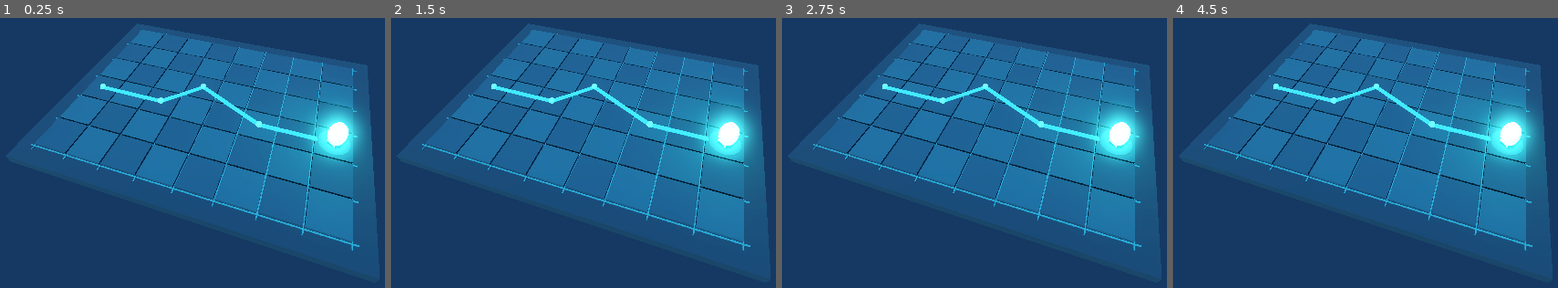
Above: before the commit, frames 1-4 (left to right).
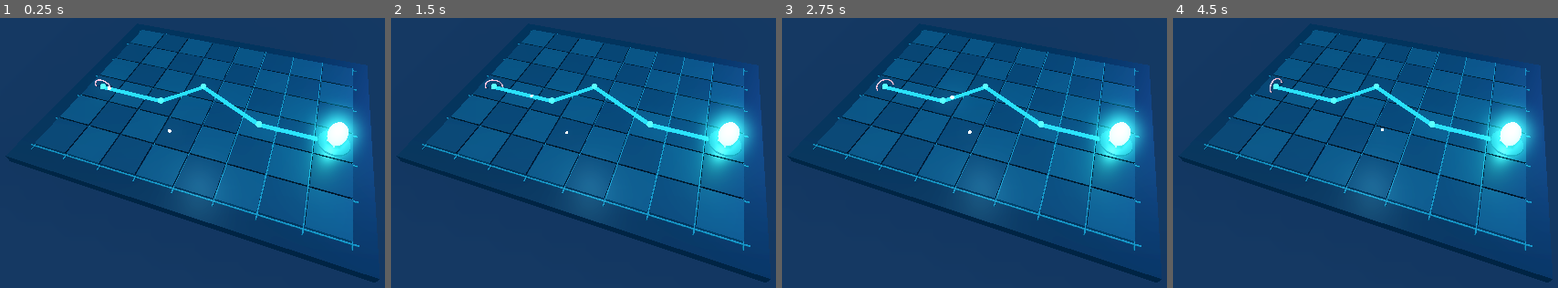
Above: after the commit, the same moments.

Repository: wsw12321/circuit-bastion
Game: Godot game, scene res://godot/scenes/battle_3d.tscn
Same seed, same stepped clock (60 frames per second), same inputs: the game is played once before the commit and once after it. This scene is started directly instead of the project's main scene.
Inputs (mouse positions are in pixels of both pictures, inside the frame that each line leads up to):
- Up to frame 1 (0.25 s): no input
- Up to frame 2 (1.5 s): tap Enter at 0.5 s; move the mouse to (568, 193) at 0.52 s; tap R at 0.6 s; click (568, 193) at 0.67 s; tap Space at 1.25 s; drag from (outside the picture) to (568, 193) at 1.27 s
- Up to frame 3 (2.75 s): tap Enter at 2 s; move the mouse to (outside the picture) at 2.02 s; tap Delete at 2.1 s; click (outside the picture) at 2.17 s
- Up to frame 4 (4.5 s): tap Space at 2.75, 4.25 s; drag from (1423, 101) to (outside the picture) at 2.77 s; tap Enter at 3.5 s; move the mouse to (outside the picture) at 3.52 s; tap R at 3.6 s; click (outside the picture) at 3.67 s; drag from (1546, 80) to (outside the picture) at 4.27 s

The runs differ from the first frame. In frame 1, 33% of the frame differs, in the area x 1-99%, y 2-98%; in frame 2, 33%; in frame 3, 33%; in frame 4, 33%.

Commit message:
feat: enrich native 3D battle silhouettes and signal FX

Diff:
--- a/gameplay/world/battle_world_3d.gd
+++ b/gameplay/world/battle_world_3d.gd
@@ -32,9 +32,29 @@
 var _hit_cooldowns: Dictionary = {}
 var _breach_seen: Dictionary = {}
 var _ready_nodes := false
+var _visual_phase := 0.0
+var _signal_route_points: Array[Vector3] = []
+var _energy_route_points: Array[Vector3] = []
+var _signal_packet: MeshInstance3D
+var _energy_packet: MeshInstance3D
+var _entry_portal: MeshInstance3D
 
 func _ready() -> void:
 	_ensure_world_nodes()
+	set_process(true)
+
+func _process(delta: float) -> void:
+	# A pair of low-poly packets makes the authored route feel live even when
+	# the deterministic simulation is paused. They are purely presentational.
+	_visual_phase = fmod(_visual_phase + maxf(delta, 0.0), TAU)
+	if _signal_packet != null and _signal_route_points.size() > 1:
+		_signal_packet.position = _sample_route(_signal_route_points, fmod(_visual_phase * 0.11, 1.0)) + Vector3(0.0, 0.16, 0.0)
+		_signal_packet.scale = Vector3.ONE * (0.88 + sin(_visual_phase * 3.0) * 0.12)
+	if _energy_packet != null and _energy_route_points.size() > 1:
+		_energy_packet.position = _sample_route(_energy_route_points, fmod(_visual_phase * 0.075 + 0.35, 1.0)) + Vector3(0.0, 0.13, 0.0)
+		_energy_packet.scale = Vector3.ONE * (0.90 + sin(_visual_phase * 2.6 + 0.9) * 0.10)
+	if _entry_portal != null:
+		_entry_portal.rotation.y = _visual_phase * 0.32
 
 func setup(value: RefCounted) -> void:
 	simulation = value
@@ -136,17 +156,22 @@
 func _create_route_visuals() -> void:
 	var route_material := _material(Color("#176277"), Color("#28c6dc"), 1.5)
 	var route_glow_material := _material(Color("#0e3140"), Color("#25bcd2"), 0.8)
-	var route_points := [
+	_signal_route_points = [
 		cell_to_world(Vector2i(0, 3)) + Vector3(0.0, -0.22, 0.0),
 		cell_to_world(Vector2i(2, 3)) + Vector3(0.0, -0.22, 0.0),
 		cell_to_world(Vector2i(3, 2)) + Vector3(0.0, -0.22, 0.0),
 		cell_to_world(Vector2i(5, 3)) + Vector3(0.0, -0.22, 0.0),
 		cell_to_world(Vector2i(7, 3)) + Vector3(0.0, -0.22, 0.0),
 	]
-	for index in range(route_points.size() - 1):
-		_add_segment("RouteGlow_%d" % index, route_points[index], route_points[index + 1], 0.28, route_glow_material)
-		_add_segment("RouteRail_%d" % index, route_points[index] + Vector3(0.0, 0.08, 0.0), route_points[index + 1] + Vector3(0.0, 0.08, 0.0), 0.07, route_material)
-	for index in range(route_points.size()):
+	_energy_route_points = [
+		cell_to_world(Vector2i(2, 4)) + Vector3(0.0, -0.18, 0.0),
+		cell_to_world(Vector2i(3, 4)) + Vector3(0.0, -0.18, 0.0),
+		cell_to_world(Vector2i(5, 3)) + Vector3(0.0, -0.18, 0.0),
+	]
+	for index in range(_signal_route_points.size() - 1):
+		_add_segment("RouteGlow_%d" % index, _signal_route_points[index], _signal_route_points[index + 1], 0.28, route_glow_material)
+		_add_segment("RouteRail_%d" % index, _signal_route_points[index] + Vector3(0.0, 0.08, 0.0), _signal_route_points[index + 1] + Vector3(0.0, 0.08, 0.0), 0.07, route_material)
+	for index in range(_signal_route_points.size()):
 		var beacon := MeshInstance3D.new()
 		beacon.name = "RouteBeacon_%d" % index
 		var beacon_mesh := CylinderMesh.new()
@@ -154,9 +179,25 @@
 		beacon_mesh.bottom_radius = 0.20
 		beacon_mesh.height = 0.28
 		beacon.mesh = beacon_mesh
-		beacon.position = route_points[index] + Vector3(0.0, 0.14, 0.0)
+		beacon.position = _signal_route_points[index] + Vector3(0.0, 0.14, 0.0)
 		beacon.material_override = route_material
 		add_child(beacon)
+	_signal_packet = _create_route_packet("SignalPacket", Color("#9ff5ff"))
+	_energy_packet = _create_route_packet("EnergyPacket", Color("#fff0ad"))
+
+	# The entry reads as a portal rather than an unadorned spawn square.
+	_entry_portal = MeshInstance3D.new()
+	_entry_portal.name = "EntryPortal"
+	var portal_mesh := TorusMesh.new()
+	portal_mesh.inner_radius = 0.48
+	portal_mesh.outer_radius = 0.56
+	portal_mesh.rings = 14
+	portal_mesh.ring_segments = 6
+	_entry_portal.mesh = portal_mesh
+	_entry_portal.position = _signal_route_points[0] + Vector3(0.0, 0.20, 0.0)
+	_entry_portal.rotation_degrees.x = 90.0
+	_entry_portal.material_override = _material(Color("#4a1f32"), Color("#ff6b75"), 1.3)
+	add_child(_entry_portal)
 
 func _create_camera() -> void:
 	camera = get_node_or_null("Camera3D")
@@ -306,10 +347,35 @@
 func _material(albedo: Color, emission: Color, energy: float) -> StandardMaterial3D:
 	var material := StandardMaterial3D.new()
 	material.albedo_color = albedo
+	material.roughness = 0.42
+	material.metallic = 0.26
 	material.emission_enabled = true
 	material.emission = emission
 	material.emission_energy_multiplier = energy
 	return material
+
+func _create_route_packet(node_name: String, color: Color) -> MeshInstance3D:
+	var packet := MeshInstance3D.new()
+	packet.name = node_name
+	var mesh := SphereMesh.new()
+	mesh.radius = 0.13 if node_name == "SignalPacket" else 0.10
+	mesh.height = mesh.radius * 2.0
+	mesh.radial_segments = 10
+	mesh.rings = 6
+	packet.mesh = mesh
+	packet.material_override = _material(color, color, 2.2)
+	add_child(packet)
+	return packet
+
+func _sample_route(points: Array[Vector3], progress: float) -> Vector3:
+	if points.is_empty():
+		return Vector3.ZERO
+	if points.size() == 1:
+		return points[0]
+	var segment_count := points.size() - 1
+	var scaled := clampf(progress, 0.0, 0.9999) * float(segment_count)
+	var segment := mini(int(floor(scaled)), segment_count - 1)
+	return points[segment].lerp(points[segment + 1], scaled - float(segment))
 
 func cell_to_world(grid_position: Vector2i) -> Vector3:
 	return BOARD_ORIGIN + Vector3((float(grid_position.x) + 0.5) * CELL_SIZE, 0.0, (float(grid_position.y) + 0.5) * CELL_SIZE)
--- a/gameplay/world/enemy_actor_3d.gd
+++ b/gameplay/world/enemy_actor_3d.gd
@@ -24,6 +24,7 @@
 var initialized := false
 var _visual_kind := ""
 var _visual_root: Node3D
+var _ornament_root: Node3D
 var _body_material: StandardMaterial3D
 var _eye_material: StandardMaterial3D
 var _health_fill: MeshInstance3D
@@ -71,14 +72,21 @@
 	_visual_kind = kind
 	_body_material = StandardMaterial3D.new()
 	_body_material.albedo_color = _tint()
+	_body_material.roughness = 0.46
+	_body_material.metallic = 0.22
 	_body_material.emission_enabled = true
 	_body_material.emission = _tint() * 0.18
 	_body_material.emission_energy_multiplier = 0.9
 	_eye_material = StandardMaterial3D.new()
 	_eye_material.albedo_color = Color("#fff3cc")
+	_eye_material.roughness = 0.18
+	_eye_material.metallic = 0.08
 	_eye_material.emission_enabled = true
 	_eye_material.emission = _tint()
 	_eye_material.emission_energy_multiplier = 3.0
+	_ornament_root = Node3D.new()
+	_ornament_root.name = "EnemyOrnaments"
+	_visual_root.add_child(_ornament_root)
 
 	var body := MeshInstance3D.new()
 	body.name = "EnemyBody"
@@ -126,6 +134,19 @@
 		crown.position.y = 0.58
 		crown.material_override = _eye_material
 		_visual_root.add_child(crown)
+	elif kind == "jammer":
+		_add_antenna()
+		_add_signal_ring("JammerRing", 0.62, 0.14, _eye_material)
+		_add_signal_ring("JammerRingInner", 0.40, 0.08, _body_material)
+	elif kind == "phase":
+		_add_phase_shell()
+		_add_signal_ring("PhaseRing", 0.58, 0.05, _eye_material)
+	elif kind == "leech":
+		_add_segmented_tail()
+	elif kind == "carrier":
+		_add_cargo_pods()
+		_add_fin(Vector3(-0.52, 0.06, 0.0), -90.0)
+		_add_fin(Vector3(0.52, 0.06, 0.0), 90.0)
 	else:
 		_add_fin(Vector3(0.0, 0.14, -0.52), 0.0)
 
@@ -152,6 +173,86 @@
 	armor.position = position
 	armor.material_override = _body_material
 	_visual_root.add_child(armor)
+
+func _add_antenna() -> void:
+	var antenna := MeshInstance3D.new()
+	antenna.name = "JammerAntenna"
+	var antenna_mesh := CylinderMesh.new()
+	antenna_mesh.top_radius = 0.04
+	antenna_mesh.bottom_radius = 0.08
+	antenna_mesh.height = 0.64
+	antenna_mesh.radial_segments = 8
+	antenna.mesh = antenna_mesh
+	antenna.position = Vector3(0.0, 0.62, 0.0)
+	antenna.material_override = _body_material
+	_ornament_root.add_child(antenna)
+	var tip := MeshInstance3D.new()
+	tip.name = "JammerTip"
+	var tip_mesh := SphereMesh.new()
+	tip_mesh.radius = 0.10
+	tip_mesh.height = 0.20
+	tip.mesh = tip_mesh
+	tip.position = Vector3(0.0, 0.98, 0.0)
+	tip.material_override = _eye_material
+	_ornament_root.add_child(tip)
+
+func _add_signal_ring(node_name: String, radius: float, thickness: float, material: Material) -> void:
+	var ring := MeshInstance3D.new()
+	ring.name = node_name
+	var mesh := TorusMesh.new()
+	mesh.inner_radius = maxf(0.04, radius - thickness)
+	mesh.outer_radius = radius
+	mesh.rings = 12
+	mesh.ring_segments = 6
+	ring.mesh = mesh
+	ring.position.y = 0.22
+	ring.material_override = material
+	_ornament_root.add_child(ring)
+
+func _add_phase_shell() -> void:
+	var shell := MeshInstance3D.new()
+	shell.name = "PhaseShell"
+	var mesh := SphereMesh.new()
+	mesh.radius = 0.55
+	mesh.height = 1.05
+	mesh.radial_segments = 12
+	mesh.rings = 6
+	shell.mesh = mesh
+	shell.scale = Vector3(0.78, 1.0, 0.58)
+	var shell_material := StandardMaterial3D.new()
+	shell_material.albedo_color = Color(_tint(), 0.20)
+	shell_material.transparency = BaseMaterial3D.TRANSPARENCY_ALPHA
+	shell_material.shading_mode = BaseMaterial3D.SHADING_MODE_UNSHADED
+	shell_material.emission_enabled = true
+	shell_material.emission = _tint()
+	shell_material.emission_energy_multiplier = 0.8
+	shell.material_override = shell_material
+	_ornament_root.add_child(shell)
+
+func _add_segmented_tail() -> void:
+	for index in range(3):
+		var segment := MeshInstance3D.new()
+		segment.name = "LeechSegment_%d" % index
+		var mesh := SphereMesh.new()
+		mesh.radius = 0.21 - float(index) * 0.03
+		mesh.height = mesh.radius * 2.0
+		mesh.radial_segments = 10
+		mesh.rings = 5
+		segment.mesh = mesh
+		segment.position = Vector3(0.0, 0.05, -0.38 - float(index) * 0.25)
+		segment.material_override = _body_material
+		_ornament_root.add_child(segment)
+
+func _add_cargo_pods() -> void:
+	for index in range(2):
+		var cargo := MeshInstance3D.new()
+		cargo.name = "CarrierCargo_%d" % index
+		var mesh := BoxMesh.new()
+		mesh.size = Vector3(0.32, 0.30, 0.30)
+		cargo.mesh = mesh
+		cargo.position = Vector3(-0.25 + float(index) * 0.50, 0.30, -0.26)
+		cargo.material_override = _eye_material
+		_ornament_root.add_child(cargo)
 
 func _create_shadow() -> void:
 	var shadow := MeshInstance3D.new()
@@ -199,6 +300,8 @@
 func _flat_material(color: Color, emission: Color) -> StandardMaterial3D:
 	var material := StandardMaterial3D.new()
 	material.albedo_color = color
+	material.roughness = 0.42
+	material.metallic = 0.12
 	material.emission_enabled = true
 	material.emission = emission
 	material.emission_energy_multiplier = 1.1
@@ -230,6 +333,8 @@
 	var bob := sin(_phase) * 0.035
 	_visual_root.position.y = bob
 	_visual_root.rotation.y = sin(_phase * 0.4) * 0.04
+	if _ornament_root != null:
+		_ornament_root.rotation.y = _phase * (0.20 if kind in ["jammer", "phase"] else 0.06)
 	if _body_material != null:
 		_body_material.emission_energy_multiplier = 1.5 if _hit_flash > 0.0 else 0.9
 
--- a/gameplay/world/module_area_3d.gd
+++ b/gameplay/world/module_area_3d.gd
@@ -23,6 +23,8 @@
 var _visual_root: Node3D
 var _health_fill: MeshInstance3D
 var _core_light: OmniLight3D
+var _ornament_root: Node3D
+var _status_material: StandardMaterial3D
 var _pulse := 0.0
 var _visual_kind := ""
 
@@ -87,14 +89,19 @@
 	var tint := _tint()
 	_mesh_material = StandardMaterial3D.new()
 	_mesh_material.albedo_color = tint
+	_mesh_material.roughness = 0.38
+	_mesh_material.metallic = 0.32
 	_mesh_material.emission_enabled = true
 	_mesh_material.emission = tint * 0.16
 	_mesh_material.emission_energy_multiplier = 1.0
 	_core_material = StandardMaterial3D.new()
 	_core_material.albedo_color = Color("#fff0b8")
+	_core_material.roughness = 0.22
+	_core_material.metallic = 0.12
 	_core_material.emission_enabled = true
 	_core_material.emission = tint
 	_core_material.emission_energy_multiplier = 2.4
+	_status_material = _flat_material(tint, tint)
 
 	var base := MeshInstance3D.new()
 	base.name = "ModuleBase"
@@ -131,6 +138,11 @@
 	core.material_override = _core_material
 	_visual_root.add_child(core)
 
+	_ornament_root = Node3D.new()
+	_ornament_root.name = "ModuleOrnaments"
+	_visual_root.add_child(_ornament_root)
+	_add_kind_geometry(tint)
+
 	var stem := MeshInstance3D.new()
 	stem.name = "ModuleStem"
 	var stem_mesh := CylinderMesh.new()
@@ -174,6 +186,132 @@
 	_core_light.light_color = tint
 	_core_light.light_energy = 0.7
 	_visual_root.add_child(_core_light)
+
+func _add_kind_geometry(tint: Color) -> void:
+	## Give each module a silhouette that communicates its role at a glance.
+	## These are intentionally low-poly primitives so the Android GL renderer
+	## does not need texture imports or shader variants.
+	if _ornament_root == null:
+		return
+	match kind:
+		"scanner":
+			var dish := MeshInstance3D.new()
+			dish.name = "ScannerDish"
+			var dish_mesh := CylinderMesh.new()
+			dish_mesh.top_radius = 0.34
+			dish_mesh.bottom_radius = 0.12
+			dish_mesh.height = 0.10
+			dish_mesh.radial_segments = 12
+			dish.mesh = dish_mesh
+			dish.position = Vector3(0.0, 0.45, 0.0)
+			dish.rotation_degrees.x = -18.0
+			dish.material_override = _core_material
+			_ornament_root.add_child(dish)
+			_add_pole(Vector3(0.0, 0.34, 0.0), 0.32, _mesh_material)
+			_add_arc_ring("ScannerRing", 0.55, 0.43, 0.07, _status_material)
+		"router":
+			_add_hub_arms(tint)
+			_add_arc_ring("RouterRing", 0.62, 0.55, 0.055, _core_material)
+		"pulse_cannon", "railgun":
+			var barrel := MeshInstance3D.new()
+			barrel.name = "CannonBarrel"
+			var barrel_mesh := BoxMesh.new()
+			barrel_mesh.size = Vector3(0.18, 0.18, 0.82)
+			barrel.mesh = barrel_mesh
+			barrel.position = Vector3(0.0, 0.18, 0.42)
+			barrel.material_override = _mesh_material
+			_ornament_root.add_child(barrel)
+			var muzzle := MeshInstance3D.new()
+			muzzle.name = "CannonMuzzle"
+			var muzzle_mesh := CylinderMesh.new()
+			muzzle_mesh.top_radius = 0.18
+			muzzle_mesh.bottom_radius = 0.22
+			muzzle_mesh.height = 0.10
+			muzzle_mesh.radial_segments = 10
+			muzzle.mesh = muzzle_mesh
+			muzzle.position = Vector3(0.0, 0.18, 0.84)
+			muzzle.rotation_degrees.x = 90.0
+			muzzle.material_override = _core_material
+			_ornament_root.add_child(muzzle)
+			_add_arc_ring("CannonRing", 0.48, 0.40, 0.07, _status_material)
+		"heat_sink", "repair_arm":
+			for index in range(3):
+				var fin := MeshInstance3D.new()
+				fin.name = "CoolingFin_%d" % index
+				var fin_mesh := BoxMesh.new()
+				fin_mesh.size = Vector3(0.10, 0.46, 0.62)
+				fin.mesh = fin_mesh
+				fin.position = Vector3(-0.26 + float(index) * 0.26, 0.12, 0.0)
+				fin.material_override = _mesh_material
+				_ornament_root.add_child(fin)
+			_add_arc_ring("HeatRing", 0.68, 0.58, 0.055, _status_material)
+		"capacitor", "battery":
+			for index in range(2):
+				var cell := MeshInstance3D.new()
+				cell.name = "CapacitorCell_%d" % index
+				var cell_mesh := CylinderMesh.new()
+				cell_mesh.top_radius = 0.14
+				cell_mesh.bottom_radius = 0.17
+				cell_mesh.height = 0.54
+				cell_mesh.radial_segments = 10
+				cell.mesh = cell_mesh
+				cell.position = Vector3(-0.20 + float(index) * 0.40, 0.08, 0.0)
+				cell.material_override = _mesh_material
+				_ornament_root.add_child(cell)
+			_add_arc_ring("ChargeRing", 0.62, 0.54, 0.05, _core_material)
+		"slow_field":
+			_add_arc_ring("FieldRing", 0.72, 0.62, 0.06, _core_material)
+			_add_arc_ring("FieldRingInner", 0.48, 0.40, 0.04, _status_material)
+		_:
+			_add_pole(Vector3(0.0, 0.32, 0.0), 0.28, _mesh_material)
+
+func _add_pole(base: Vector3, height: float, material: Material) -> void:
+	var pole := MeshInstance3D.new()
+	pole.name = "ModulePole"
+	var mesh := CylinderMesh.new()
+	mesh.top_radius = 0.06
+	mesh.bottom_radius = 0.10
+	mesh.height = height
+	mesh.radial_segments = 8
+	pole.mesh = mesh
+	pole.position = base + Vector3(0.0, height * 0.5, 0.0)
+	pole.material_override = material
+	_ornament_root.add_child(pole)
+
+func _add_hub_arms(tint: Color) -> void:
+	for side in range(4):
+		var arm := MeshInstance3D.new()
+		arm.name = "RouterArm_%d" % side
+		var mesh := BoxMesh.new()
+		mesh.size = Vector3(0.10, 0.10, 0.62)
+		arm.mesh = mesh
+		var angle := float(side) * PI * 0.5
+		arm.position = Vector3(sin(angle) * 0.28, 0.16, cos(angle) * 0.28)
+		arm.rotation.y = angle
+		arm.material_override = _mesh_material
+		_ornament_root.add_child(arm)
+		var node := MeshInstance3D.new()
+		node.name = "RouterNode_%d" % side
+		var node_mesh := SphereMesh.new()
+		node_mesh.radius = 0.10
+		node_mesh.height = 0.20
+		node.mesh = node_mesh
+		node.position = Vector3(sin(angle) * 0.60, 0.18, cos(angle) * 0.60)
+		node.material_override = _core_material
+		_ornament_root.add_child(node)
+
+func _add_arc_ring(node_name: String, outer_radius: float, inner_radius: float, height: float, material: Material) -> void:
+	var ring := MeshInstance3D.new()
+	ring.name = node_name
+	var mesh := TorusMesh.new()
+	mesh.inner_radius = inner_radius
+	mesh.outer_radius = outer_radius
+	mesh.rings = 12
+	mesh.ring_segments = 6
+	ring.mesh = mesh
+	ring.position.y = height
+	ring.material_override = material
+	_ornament_root.add_child(ring)
 
 func _create_health_bar() -> void:
 	var back := MeshInstance3D.new()
@@ -196,6 +334,8 @@
 func _flat_material(color: Color, emission: Color) -> StandardMaterial3D:
 	var material := StandardMaterial3D.new()
 	material.albedo_color = color
+	material.roughness = 0.34
+	material.metallic = 0.16
 	material.emission_enabled = true
 	material.emission = emission
 	material.emission_energy_multiplier = 1.2
@@ -211,6 +351,8 @@
 		core.scale = Vector3(breathe, 1.15 * breathe, breathe)
 	if _core_light != null:
 		_core_light.light_energy = 0.62 + (sin(_pulse) + 1.0) * 0.12
+	if _ornament_root != null:
+		_ornament_root.rotation.y = _pulse * (0.18 if kind in ["router", "slow_field"] else 0.08)
 	if _core_material != null and _core_material.emission_energy_multiplier > 2.5:
 		_core_material.emission_energy_multiplier = maxf(2.4, _core_material.emission_energy_multiplier - delta * 8.0)
 
